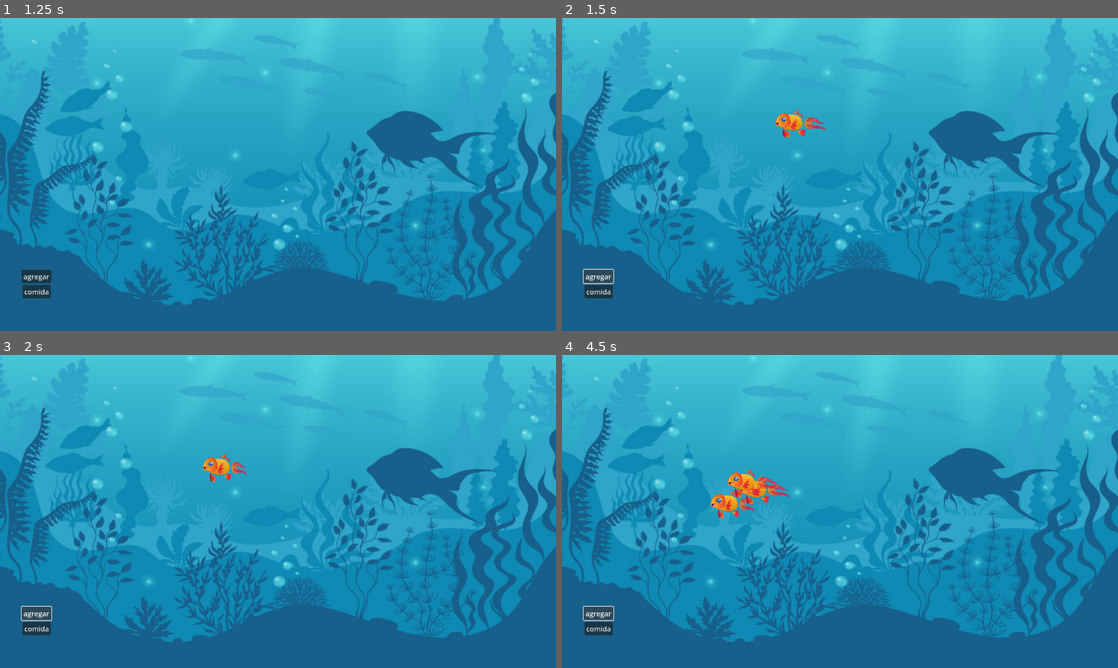
Above: before the commit, frames 1-4 (two rows, left to right).
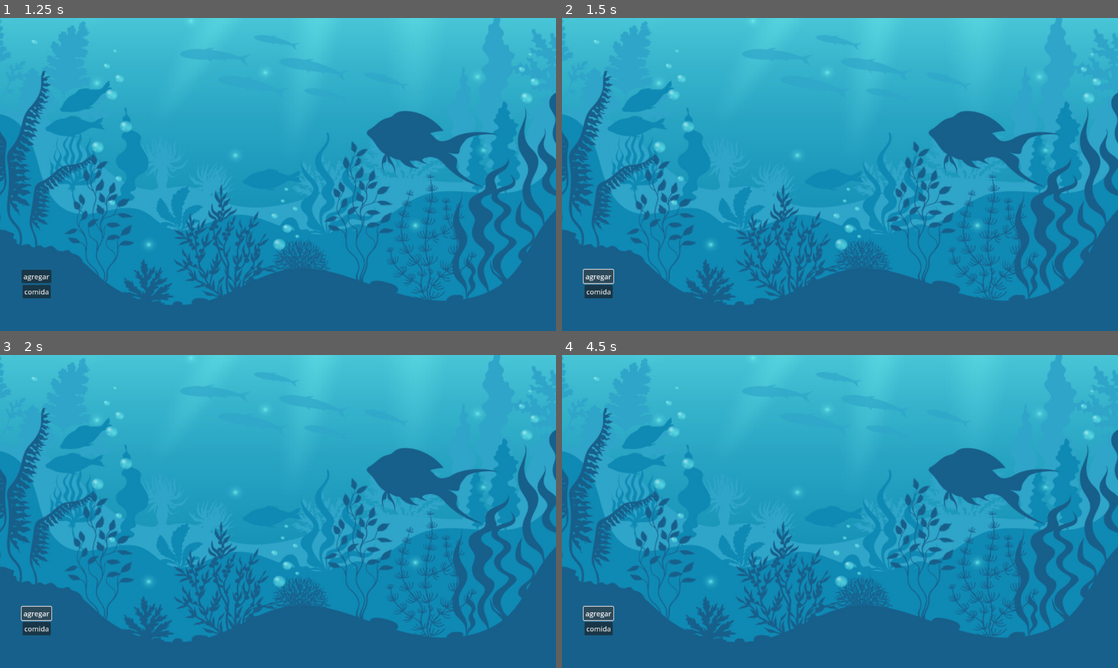
Above: after the commit, the same moments.

Repository: MatiasCarballo/HAGame
Game: Godot game, scene res://UI/MainMenu.tscn
The game is run twice, just before and just after one commit, with the same random seed, the same clock (stepped at 60 frames per second) and the same inputs.
Inputs:
- Up to frame 1 (1.25 s): click "Empezar" at 0.5 s
- Up to frame 2 (1.5 s): click "agregar" at 1.25 s
- Up to frame 3 (2 s): no input
- Up to frame 4 (4.5 s): click "comida" at 2 s; click "agregar" at 2.75 s; click "comida" at 3.5 s; click "agregar" at 4.25 s

Frame 1 is identical in both runs. In frame 2, 0.4% of the frame differs, in the area x 38-48%, y 29-39%; in frame 3, 0.3%; in frame 4, 0.9%, in the area x 26-41%, y 36-53%.
Error before the commit: Parse Error: Expected ":" or "=" after dictionary key. (res://data/TankData.gd:17)

Commit message:
create ddbb simple

Diff:
--- a/Fishes/Fishes.gd
+++ b/Fishes/Fishes.gd
@@ -19,9 +19,10 @@
 
 func spawn_fishes(raza):
 	if fish_scenes.has(raza):
-		var fish_instance = fish_scenes[raza].instantiate()
-		fish_instance.position = Vector2(randi_range(100, 600), randi_range(100, 400))
-		add_child(fish_instance)
-		UserData.add_fish("GoldenFish")
+		var res: bool =await  TankData.addFish("6842259f37e5e42a225f64a9", "GoldenFish", "male")
+		if res:
+			var fish_instance = fish_scenes[raza].instantiate()
+			fish_instance.position = Vector2(randi_range(100, 600), randi_range(100, 400))
+			add_child(fish_instance)
 	else:
 		print("⚠️ No se encontró la escena para el pez:", raza)
--- a/data/FishData.gd
+++ b/data/FishData.gd
@@ -1,11 +1,46 @@
 extends Node
 const SAVE_PATH := "user://fish_data.json"
-var fish_data := {}
+var fish_data := []
 
-func createFish(id:String, _phaders):
-  if not FileAccess.file_exists(SAVE_PATH):
-    fish_data = {
-      ñ
-    }
-  else
-  passñ
+func createFish(data):
+	var time = Time.get_unix_time_from_system()
+	if not FileAccess.file_exists(SAVE_PATH):
+		fish_data = [{
+			"id":data["id"],
+			"name": data["raza"],
+			"age": time,#fecha
+			"gender":data["gender"],#genero
+			"tier":data["tier"],#calidad
+			"hunger": time,#fecha
+			"mood":data["mood"],#animo -> wiki
+			# "parents": [],
+			}]
+		save_data()
+	else:
+		#llamar a la funcion de addFish de tank
+		var file = FileAccess.open(SAVE_PATH, FileAccess.READ)
+		var text = file.get_as_text()
+		file.close()
+
+		var parsed = JSON.parse_string(text)
+		if typeof(parsed) != TYPE_ARRAY:
+			print("❌ Error al leer JSON. Generando nuevo archivo.")
+		else:
+			fish_data = parsed
+			fish_data.append(
+				{
+					"id":data["id"],
+					"name": data["raza"],
+					"age": time,#fecha
+					"gender":data["gender"],#genero
+					"tier":data["tier"],#calidad
+					"hunger": time,#fecha
+					"mood":data["mood"]#animo -> wiki
+				}
+			);
+		save_data()
+
+func save_data():
+	var file = FileAccess.open(SAVE_PATH, FileAccess.WRITE)
+	file.store_string(JSON.stringify(fish_data, "\t"))
+	file.close()
--- a/data/TankData.gd
+++ b/data/TankData.gd
@@ -1,46 +1,89 @@
 extends Node
 
 const SAVE_PATH := "user://tank_data.json"
-var tank_data := {}
+var tank_data := []
 
 func createTank(id:String):
   #se crea el tanke cuando es llamada
+	if not FileAccess.file_exists(SAVE_PATH):
+		tank_data = [{
+			"id": id,
+			"name": "Tank0",
+			"capacity": 20,
+			"cleanliness":100,
+			"fishes":[]
+		}]
+		save_data()
+	else:
+		var file = FileAccess.open(SAVE_PATH, FileAccess.READ)
+		var text = file.get_as_text()
+		file.close()
 
-  if not FileAccess.file_exists(SAVE_PATH):
-    tank_data = {{
-        "_id": id,
-        "name": "Tank0",
-        "capacity": 20,
-        "cleanliness":100,
-        "fishes":[],
+		var parsed = JSON.parse_string(text)
+		if typeof(parsed) != TYPE_DICTIONARY:
+			print("Error al parcear tank_data")
+		else:
+			tank_data = parsed
+			var tanks = tank_data.size()
+			# print(tanks)
+			tank_data.append(
+			  {
+				"id": id,
+				"name": $"Tank{tanks}",
+				"capacity": 20,
+				"cleanliness":100,
+				"fishes":[],
+			  }
+			)
+			save_data()
+			return $"Tank{tanks}"
 
-    }}
-    save_data()
 
-  else:
-    var file = FileAccess.open(SAVE_PATH, FileAccess.READ)
-	 	var text = file.get_as_text()
-	 	file.close()
+func addFish(id: String, raza: String, gender:String):
+	var idFish = UUID.generator()
 
-	 	var parsed = JSON.parse_string(text)
-	 	if typeof(parsed) != TYPE_DICTIONARY:
-       print("Error al parcear tank_data")
-     else:
-	 		tank_data = parsed
-      var tanks = tank_data.size()#aca hay que poner el id que nos pase mongo o un generador
-      print(tanks)
-      tank_data.append(
-        {
-          "_id": id,
-          "name": $"Tank{tanks}",
-          "capacity": 20,
-          "cleanliness":100,
-          "fishes":[],
-        }
-      )
-    save_data()
-    return $"Tank{tanks}"
+	var file = FileAccess.open(SAVE_PATH, FileAccess.READ)
+	var text = file.get_as_text()
+	file.close()
+	var parsed = JSON.parse_string(text)
 
+
+	var fishDic = FileAccess.open("res://data/fishes.json", FileAccess.READ)
+	var textFish = fishDic.get_as_text()
+	fishDic.close()
+	var parsedFish = JSON.parse_string(textFish)
+
+	if typeof(parsedFish) != TYPE_ARRAY:
+		print("❌ Error al leer JSON. fish.")
+		return false
+	else:
+		if typeof(parsed) != TYPE_ARRAY:
+			print("❌ Error al leer JSON.tank.")
+			return false
+		else:
+			for tanks in parsed:
+
+				if tanks["id"] == id:
+					var fishTank = tanks["fishes"]
+					fishTank.append({"id":idFish})
+					tank_data = parsed
+					print(tank_data)
+					save_data()
+					for fish in parsedFish:
+						print(raza)
+						if fish["raza"] == raza:
+							print(fish)
+							var data = {
+								"id": idFish,
+								"raza": raza,
+								"gender": gender,
+								"tier": fish["tier"],
+								"mood": fish["mood"]
+							}
+							FishData.createFish(data)
+							return true
+
+	return false
 
 func save_data():
 	var file = FileAccess.open(SAVE_PATH, FileAccess.WRITE)
--- a/data/UserData.gd
+++ b/data/UserData.gd
@@ -14,7 +14,7 @@
 		print("📝 Archivo de datos no existe. Creando uno nuevo...")
 		user_data = {
 			"user": "00",
-			"_id": idUser,
+			"id": idUser,
 			"money": "00000",
 			"fishes": [],
 			"tanks":{
@@ -45,15 +45,15 @@
 	var nameTank = TankData.createTank(idTank)
 	var fishes = user_data["tanks"]
 
-func newFish(raza: String, money ):#luego esto se hara una func mas grande, controlando los peces y su calidad
-	var idTank = UUID.generator()
-	var fishes = user_data["fishes"]
-	var nuevo_id = str(fishes.size())
-	fishes.append({
-		"_id": nuevo_id,
-		"raza": raza
-	})
-	save_data()
+#func newFish(raza: String, money ):#luego esto se hara una func mas grande, controlando los peces y su calidad
+	#var idTank = UUID.generator()
+	#var fishes = user_data["fishes"]
+	#var nuevo_id = str(fishes.size())
+	#fishes.append({
+		#"_id": nuevo_id,
+		#"raza": raza
+	#})
+	#save_data()
 
 func save_data():
 	var file = FileAccess.open(SAVE_PATH, FileAccess.WRITE)
--- /dev/null
+++ b/data/fishes.json
@@ -0,0 +1,20 @@
+[
+  {
+    "raza":"GoldenFish",
+    "tier":"common",
+    "mood":20,
+    "price":10
+  },
+  {
+    "raza":"DarkFish",
+    "tier":"common",
+    "mood":20,
+    "price":100
+  },
+  {
+    "raza":"GodenFish1",
+    "tier":"common",
+    "mood":20,
+    "price":10
+  }
+]
